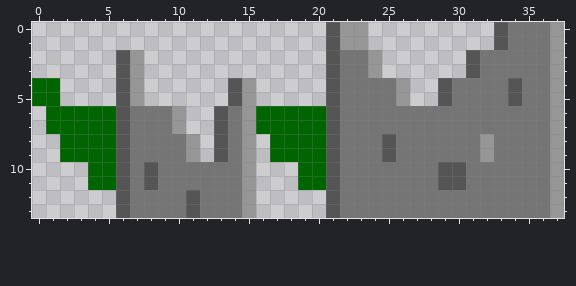
Two versions of one pixel-art sprite, public/img/game/ruin.png. This is how it looked before the edit.
The file is 38x14 pixels.
The same view after the edit:
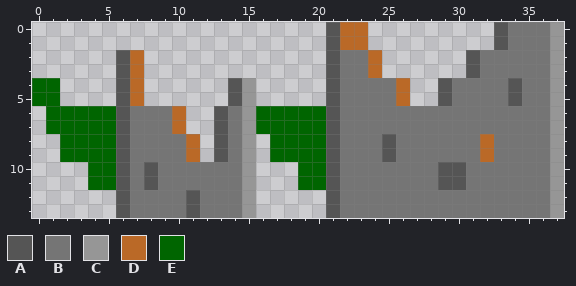
Palette (. is transparent): A #555555  B #757575  C #969696  D #ba6927  E #006500
The edit:
@@ x 0..37 @@
- 0 .....................ACC.........ABBBC
- 1 .....................ACC.........ABBBC
- 2 ......AC.............ABBC......ABBBBBC
- 3 ......AC.............ABBC......ABBBBBC
- 4 EE....AC......AC.....ABBBBC..ABBBBABBC
- 5 EE....AC......AC.....ABBBBC..ABBBBABBC
- 6 .EEEEEABBBC..ABCEEEEEABBBBBBBBBBBBBBBC
- 7 .EEEEEABBBC..ABCEEEEEABBBBBBBBBBBBBBBC
- 8 ..EEEEABBBBC.ABC.EEEEABBBABBBBBBCBBBBC
- 9 ..EEEEABBBBC.ABC.EEEEABBBABBBBBBCBBBBC
+ 0 .....................ADD.........ABBBC
+ 1 .....................ADD.........ABBBC
+ 2 ......AD.............ABBD......ABBBBBC
+ 3 ......AD.............ABBD......ABBBBBC
+ 4 EE....AD......AC.....ABBBBD..ABBBBABBC
+ 5 EE....AD......AC.....ABBBBD..ABBBBABBC
+ 6 .EEEEEABBBD..ABCEEEEEABBBBBBBBBBBBBBBC
+ 7 .EEEEEABBBD..ABCEEEEEABBBBBBBBBBBBBBBC
+ 8 ..EEEEABBBBD.ABC.EEEEABBBABBBBBBDBBBBC
+ 9 ..EEEEABBBBD.ABC.EEEEABBBABBBBBBDBBBBC
 10 ....EEABABBBBBBC...EEABBBBBBBAABBBBBBC
Changed places in both pictures, as pixel boxes (x1, y1, x2, y2):
changed: (340, 22, 410, 106)
changed: (130, 50, 200, 162)
changed: (480, 134, 494, 162)
